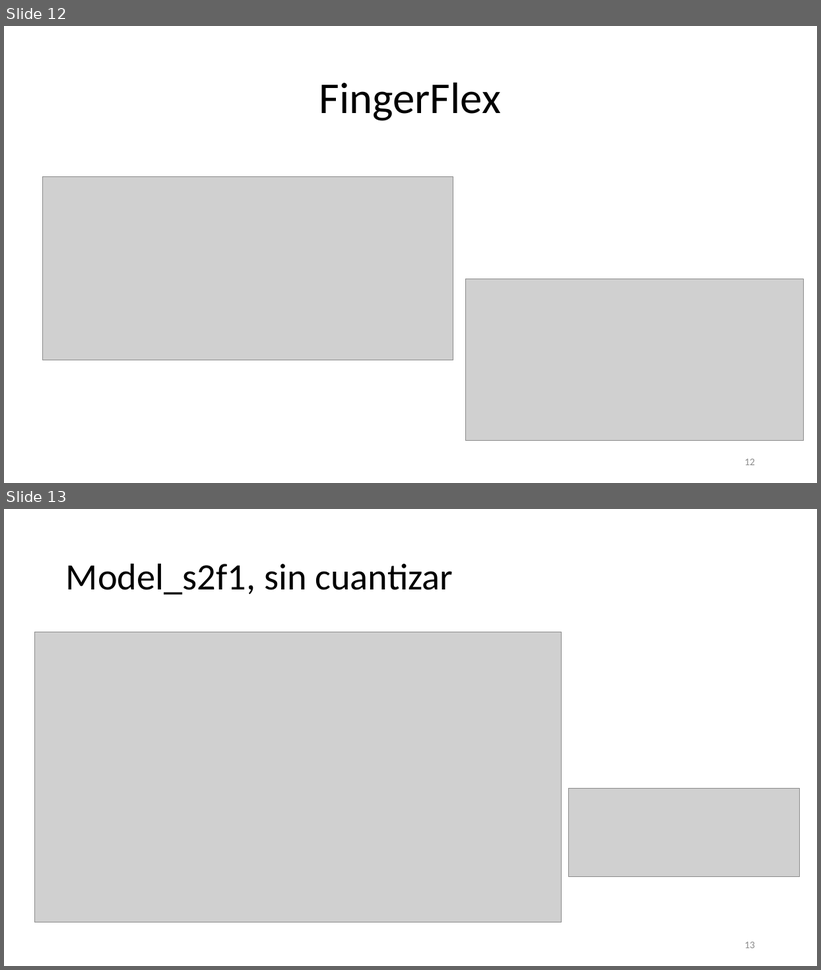
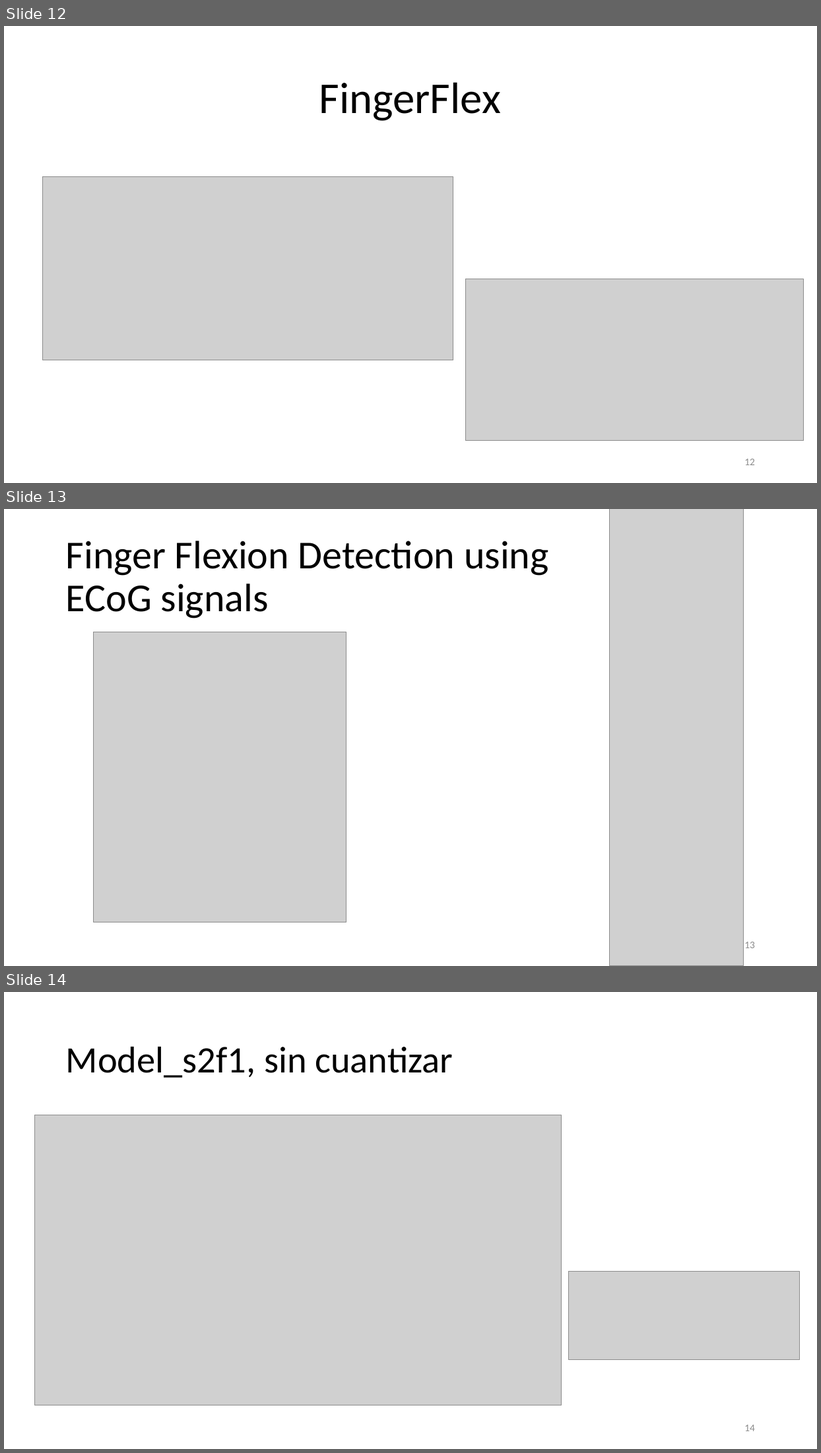
Before and after one commit to Daivd093/EdgeAI4BionicControl, a slide deck: Edge Computing para Control Biónico con Señales Cerebrales.pptx. Shown one above the other, each under a label of ours: slides 12 and 13 before the commit, slides 12, 13 and 14 after it. The pictures are 821x970 and 821x1453 pixels, drawn with LibreOffice and Linux fonts; fonts in the diff are those of the drawing; grey boxes stand for pictures. Boxes give left, top, right and bottom in pixels: in the first picture for what was removed or moved away, otherwise in the second. Text is boxed around its words. In the diff, an @@ line names an element or a change of style, - is before the commit and + after.

```diff
--- a/Edge Computing para Control Biónico con Señales Cerebrales.pptx
+++ b/Edge Computing para Control Biónico con Señales Cerebrales.pptx
@@ slide 13 added at <box>4,509,817,966</box>, background #FFFFFF @@
@@ picture added at <box>610,509,743,966</box> @@
@@ title added at <box>66,541,549,619</box>, 46.8 pt, text #000000 @@
+Finger Flexion Detection using ECoG signals
@@ picture added at <box>94,632,346,923</box> @@
@@ page number added at <box>745,942,755,949</box>, 12 pt, text #8C8C8C @@
+13
@@ what was slide 13 is now slide 14 @@
@@ page number at <box>745,1425,755,1432</box>: text changed @@
-13
+14
```
Also in this commit, not shown: 1 slide changed, 2 other slides added, 25 other files.
